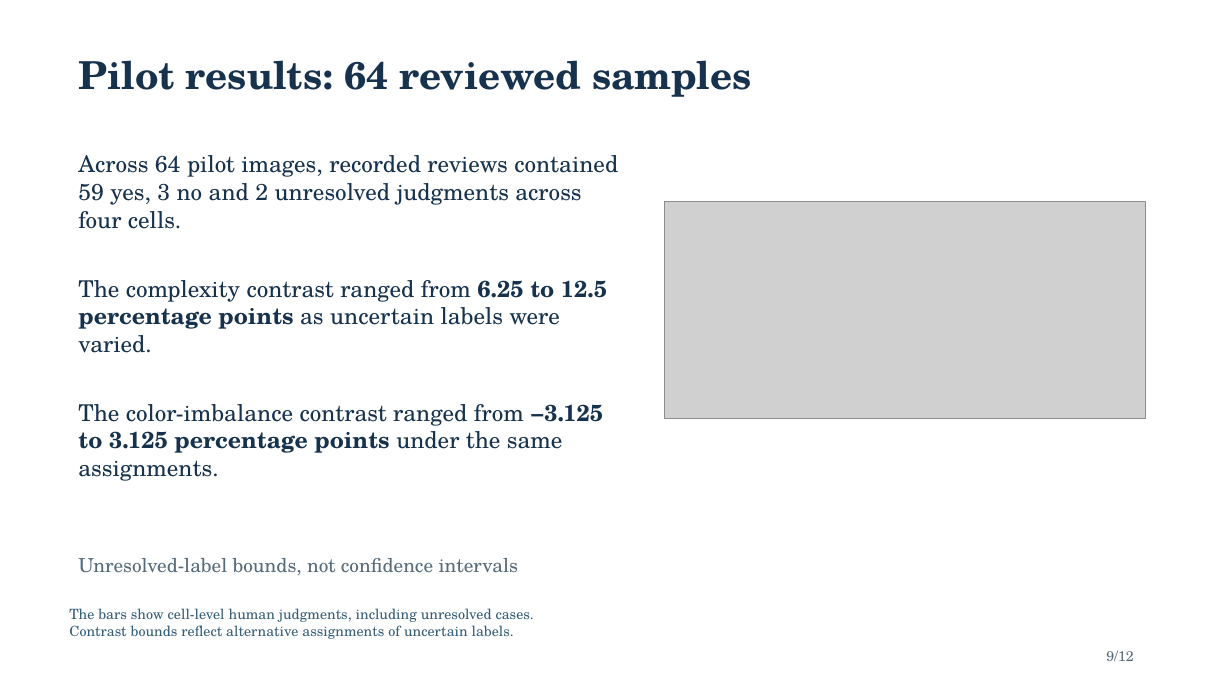
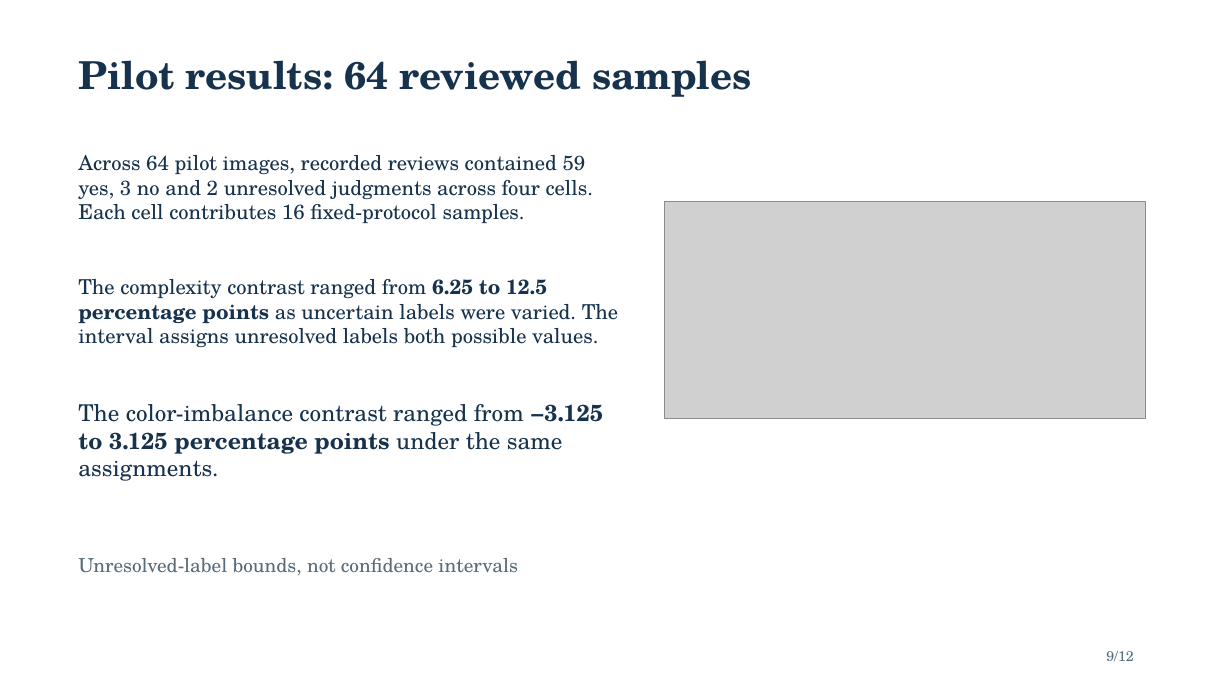
Before and after one commit to Space-Dev0/muadib, a slide deck: slide 9 of presentation/powerpoint/submission-final.pptx. Drawn at 1232x693 pixels with LibreOffice and Linux fonts; fonts in the diff are those of the drawing; grey boxes stand for pictures. Boxes give left, top, right and bottom in pixels: in the first picture for what was removed or moved away, otherwise in the second. Text is boxed around its words. In the diff, an @@ line names an element or a change of style, - is before the commit and + after.

```diff
--- a/presentation/powerpoint/submission-final.pptx
+++ b/presentation/powerpoint/submission-final.pptx
@@ text at [78, 155, 593, 223]: text changed; size 18 to 16 pt @@
-Across 64 pilot images, recorded reviews contained 59 yes, 3 no and 2 unresolved judgments across four cells.
+Across 64 pilot images, recorded reviews contained 59 yes, 3 no and 2 unresolved judgments across four cells. Each cell contributes 16 fixed-protocol samples.
@@ text at [78, 279, 618, 347]: text changed; size 18 to 16 pt @@
-The complexity contrast ranged from 6.25 to 12.5 percentage points as uncertain labels were varied.
+The complexity contrast ranged from 6.25 to 12.5 percentage points as uncertain labels were varied. The interval assigns unresolved labels both possible values.
@@ text removed at [69, 608, 534, 639] @@
-The bars show cell-level human judgments, including unresolved cases.
-Contrast bounds reflect alternative assignments of uncertain labels.
```
Also in this commit, not shown: 11 other slides changed, 2 other files.
